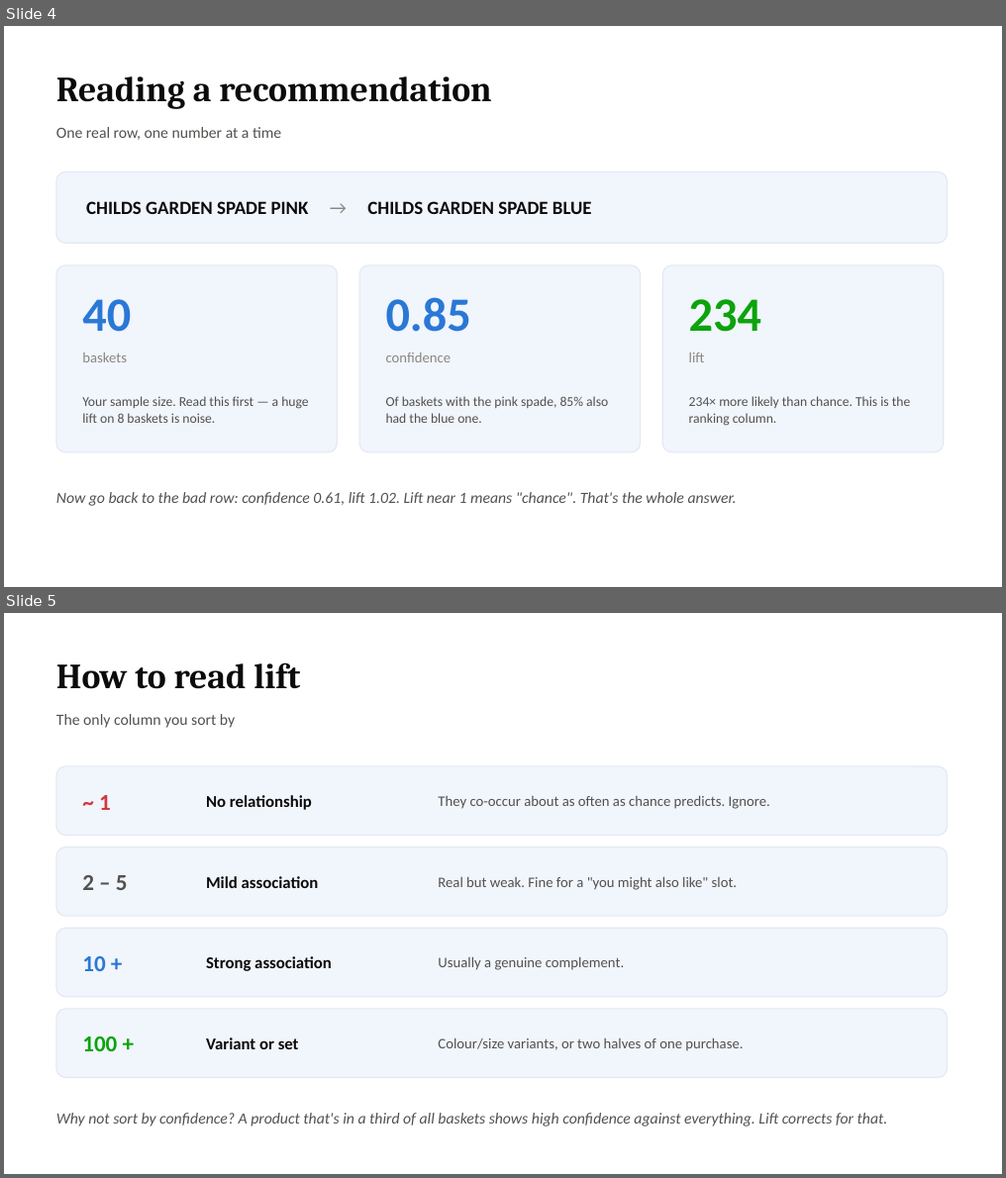
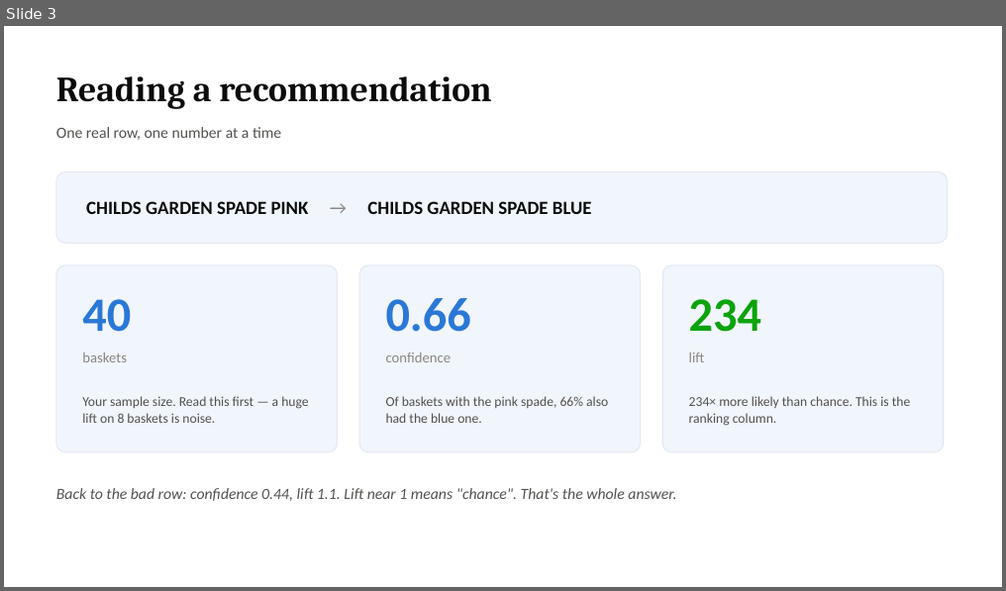
Before and after one commit to Kenchch/retail-ai-pipeline, a slide deck: workshop/ai_literacy_workshop.pptx. Shown one above the other, each under a label of ours: slides 4 and 5 before the commit, slide 3 after it. The pictures are 1006x1178 and 1006x591 pixels, drawn with LibreOffice and Linux fonts; fonts in the diff are those of the drawing. Boxes give left, top, right and bottom in pixels: in the first picture for what was removed or moved away, otherwise in the second. Text is boxed around its words. In the diff, an @@ line names an element or a change of style, - is before the commit and + after.

Commit message:
Retail ETL pipeline with data quality gate, product recommendations and adoption metrics
Ingests retail invoice lines, quarantines rows failing nine data-quality rules, and publishes a sales star schema plus a frequently-bought-together table ranked by lift with a TF-IDF fallback over product descriptions. Adoption is measured from usage telemetry and written out with every run. Runs nightly through Airflow; all thresholds and the team roster live in config.yaml.

```diff
--- a/workshop/ai_literacy_workshop.pptx
+++ b/workshop/ai_literacy_workshop.pptx
@@ slide 5 removed at [4, 613, 1002, 1174], background #FFFFFF @@
@@ text removed at [56, 663, 300, 689] @@
-How to read lift
@@ text removed at [56, 714, 235, 728] @@
-The only column you sort by
@@ rounded rectangle removed at [56, 766, 947, 836] @@
@@ text removed at [99, 795, 111, 810] @@
-~ 1
@@ text removed at [206, 795, 312, 810] @@
-No relationship
@@ text removed at [438, 796, 770, 809] @@
-They co-occur about as often as chance predicts. Ignore.
@@ rounded rectangle removed at [56, 848, 947, 916] @@
@@ text removed at [82, 875, 128, 890] @@
-2 – 5
@@ text removed at [206, 876, 319, 888] @@
-Mild association
@@ text removed at [438, 877, 738, 890] @@
-Real but weak. Fine for a "you might also like" slot.
@@ rounded rectangle removed at [56, 928, 947, 997] @@
@@ text removed at [82, 957, 105, 971] @@
-10 +
@@ text removed at [206, 957, 332, 971] @@
-Strong association
@@ text removed at [438, 958, 624, 970] @@
-Usually a genuine complement.
@@ rounded rectangle removed at [56, 1009, 947, 1078] @@
@@ text removed at [82, 1037, 117, 1052] @@
-100 +
@@ text removed at [206, 1038, 299, 1050] @@
-Variant or set
@@ text removed at [438, 1039, 743, 1052] @@
-Colour/size variants, or two halves of one purchase.
@@ text removed at [56, 1113, 888, 1127] @@
-Why not sort by confidence? A product that's in a third of all baskets shows high confidence against everything. Lift corrects for that.
@@ what was slide 4 is now slide 3 @@
@@ slide 3 changed as well @@
@@ text at [386, 298, 471, 332]: text changed @@
-0.85
+0.66
@@ text at [386, 396, 608, 423]: text changed @@
-Of baskets with the pink spade, 85% also had the blue one.
+Of baskets with the pink spade, 66% also had the blue one.
@@ text at [56, 488, 676, 501]: text changed @@
-Now go back to the bad row: confidence 0.61, lift 1.02. Lift near 1 means "chance". That's the whole answer.
+Back to the bad row: confidence 0.44, lift 1.1. Lift near 1 means "chance". That's the whole answer.
```
Also in this commit, not shown: 5 other slides changed, 3 other slides removed, 50 other files.
